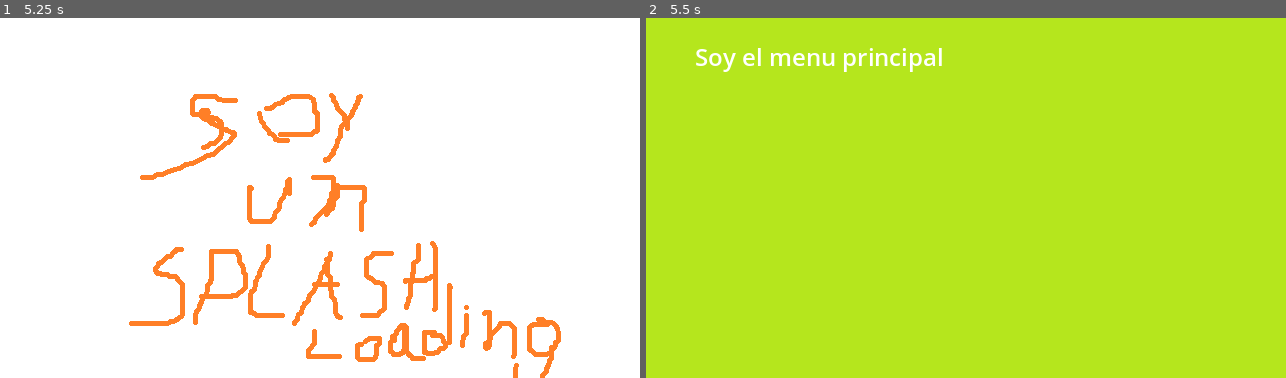
Above: before the commit, frames 1-2 (left to right).
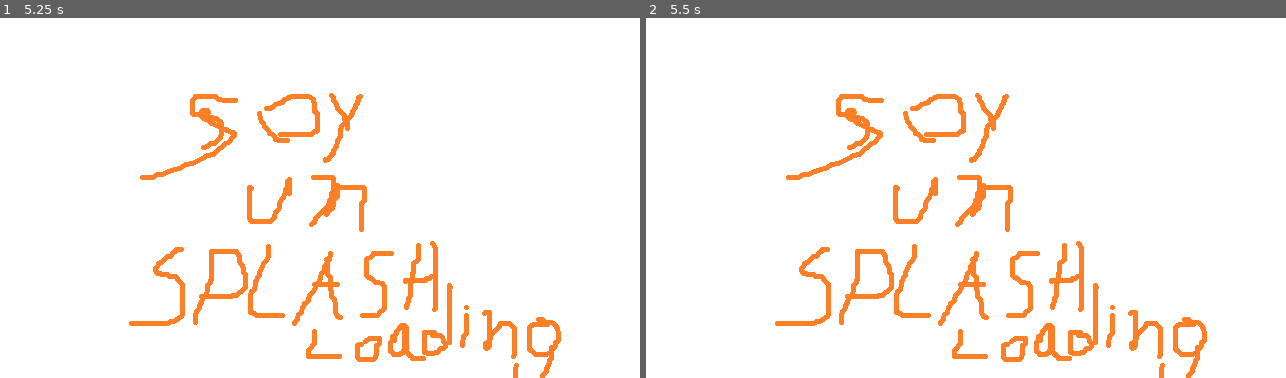
Above: after the commit, the same moments.

Repository: kevinesaa/edge-combat
Game: Godot game, scene res://main-loading-splash/main_loading_splash_scene.tscn
Same seed, same stepped clock (60 frames per second), same inputs: the game is played once before the commit and once after it. Before the commit the project starts from res://loading-splash/loading_splash_scene.tscn.
Inputs (mouse positions are in pixels of both pictures, inside the frame that each line leads up to):
- Up to frame 1 (5.25 s): tap Enter at 0.5, 2, 3.5 s; move the mouse to (460, 180) at 0.52 s; hold Right (right) 0.53-1.25 s; click (460, 180) at 0.67 s; tap Space at 1.25, 2.75, 4.25 s; drag from (192, 216) to (288, 270) at 1.27 s; move the mouse to (384, 118) at 2.02 s; hold Right (right) 2.03-2.75 s; drag from (288, 270) to (128, 144) at 2.77 s; move the mouse to (512, 252) at 3.52 s; hold Left (left) 3.53-4.25 s; drag from (128, 144) to (224, 108) at 4.27 s; move the mouse to (352, 198) at 5.02 s; hold Left (left) from 5.03 s (still down); click (352, 198) at 5.17 s
- Up to frame 2 (5.5 s): keep holding Left (left)

Frame 1 is identical in both runs. In frame 2, 100% of the frame differs, in the area x 0-100%, y 0-100%.

Commit message:
feat: disconnect signals

Diff:
--- a/loading-splash/SplashController.gd
+++ b/main-loading-splash/SplashController.gd
@@ -4,7 +4,8 @@
 @onready var start_next_scene_timer: Timer = $start_next_scene_Timer
 
 func _ready() -> void:
-	start_next_scene_timer.start()
+	#start_next_scene_timer.start()
+	pass
 
 func start_next_scene_load():
 	change_scene_controller_node.load_next_scene()
--- a/loading-splash/loading_splash_scene.tscn
+++ b/main-loading-splash/main_loading_splash_scene.tscn
@@ -1,18 +1,18 @@
 [gd_scene load_steps=4 format=3 uid="uid://ctpwj6rf8gbwp"]
 
-[ext_resource type="Script" uid="uid://bf1xitxf8lph4" path="res://loading-splash/SplashController.gd" id="1_bmkdo"]
-[ext_resource type="Texture2D" uid="uid://cxxnjb7teiq0u" path="res://_placeholders/splash_loading.png" id="1_r40vw"]
-[ext_resource type="Script" uid="uid://qogeq311e7v2" path="res://_commons/scripts/ChangeSceneController.gd" id="2_fimkd"]
+[ext_resource type="Script" uid="uid://bf1xitxf8lph4" path="res://main-loading-splash/SplashController.gd" id="1_ran4o"]
+[ext_resource type="Script" uid="uid://qogeq311e7v2" path="res://_commons/scripts/ChangeSceneController.gd" id="2_po02x"]
+[ext_resource type="Texture2D" uid="uid://cxxnjb7teiq0u" path="res://_placeholders/splash_loading.png" id="3_a7sgw"]
 
 [node name="loading_splash_node_scene" type="Node2D"]
-script = ExtResource("1_bmkdo")
+script = ExtResource("1_ran4o")
 
 [node name="start_next_scene_Timer" type="Timer" parent="."]
 wait_time = 3.0
 one_shot = true
 
 [node name="changeSceneController_Node" type="Node" parent="."]
-script = ExtResource("2_fimkd")
+script = ExtResource("2_po02x")
 debug_loading = true
 path_to_next_scene = "res://main-menu/main_menu_scene.tscn"
 
--- a/touch-area-system/event-system/MyCanvasSystem.gd
+++ b/touch-area-system/event-system/MyCanvasSystem.gd
@@ -20,7 +20,12 @@
 #endregion
 
 func setInputManager(inputManager:TouchInputManager):
+
+	if(self.inputManager != null):
+		__disconnect_all()
 	self.inputManager = inputManager
+	if(inputManager != null):
+		__connect_all()
 
 func setButtons( buttons:Array[TouchArea] ):
 	self.buttons = buttons
@@ -62,6 +67,10 @@
 	print("long swipe")
 
 
-func _ready() -> void:
+func __connect_all() -> void:
 	inputManager.notify_click.connect(self.on_click_listener)
 	inputManager.notify_swipe.connect(self.on_swipe_listener)
+
+func __disconnect_all() -> void:
+	inputManager.notify_click.disconnect(self.on_click_listener)
+	inputManager.notify_swipe.disconnect(self.on_swipe_listener)
--- a/touch-input-system/InputWrapper.gd
+++ b/touch-input-system/InputWrapper.gd
@@ -35,9 +35,9 @@
 
 #region custom canvas fields
 var initTouchAreaId:int = -1
-var initTouchAreaName:String
+var initTouchAreaName:String = ""
 var endTouchAreaId:int = -1
-var endTouchAreaName:String
+var endTouchAreaName:String = ""
 #endregion
 
 static func plusOne(current):
Renamed: loading-splash/SplashController.gd.uid -> main-loading-splash/SplashController.gd.uid
Not shown: 1 places in main-loading-splash/main_loading_splash_scene.tscn that only renumber resources
